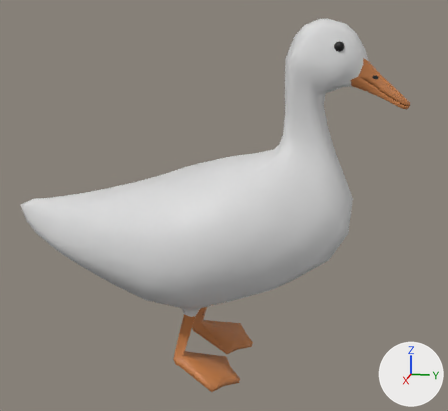
Renders of the Blender file Duck Feeding Game.blend from each side of a commit.
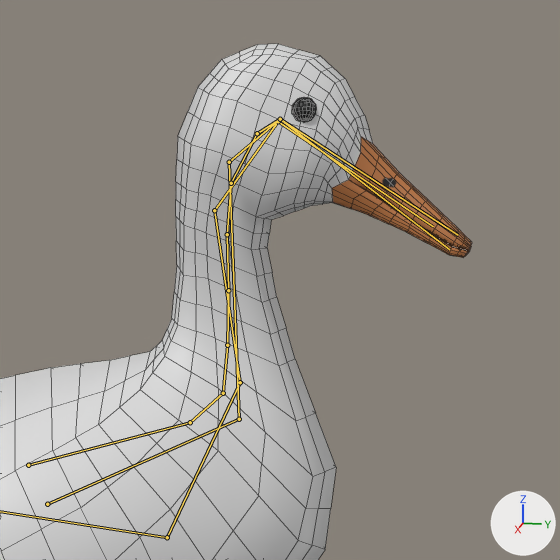
Each version is shown whole from a camera (50 mm lens) standing at (0.934, 0.177, 0.247) and looking at (-0.004, -0.011, 0.013), then close up on the part from 47% to 100% of the width and 0% to 58% of the height. Every picture has the same lights, and +X, +Y and +Z are marked at lower right. Both versions are drawn at the pose saved in each file; the numbers are the values there. The bones that bend it are drawn over the model as lines in the close-ups. The close-ups show mesh edges as thin lines.

The first close-up shows 'model.001'.
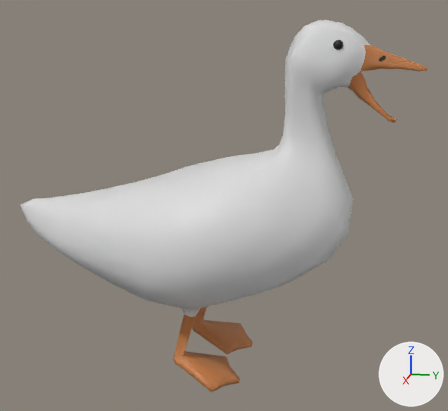
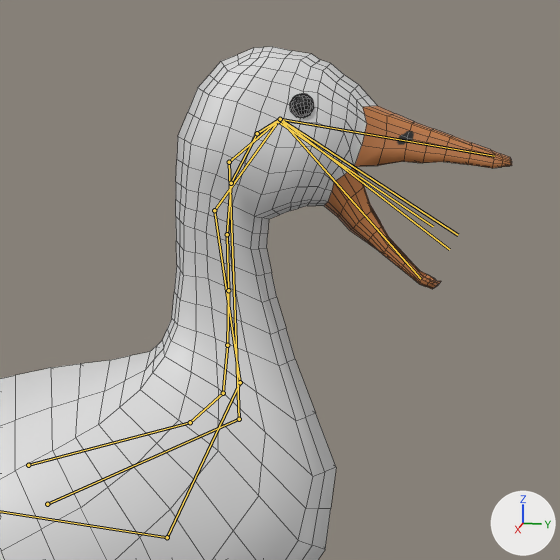
What the commit changed:
Bone 'bill_upper' (bone_bill_upper) turns from (0, 0, 0) to (22, 0, 0) degrees about its own x, y and z.
Bone 'bill_lower' (bone_bill_lower) turns from (0, 0, 0) to (-11, 0, 0) degrees about its own x, y and z.

Pixel boxes [x1, y1, x2, y2] of what changed, in the close-ups (560 x 560 px):
'model.001', posed: before [0, 44, 472, 560]; after [0, 47, 512, 560]
bone 'bill_upper', root to tip: before (280, 119) to (458, 235); after (280, 119) to (494, 156)
bone 'bill_lower', root to tip: before (280, 119) to (449, 249); after (280, 119) to (420, 278)
